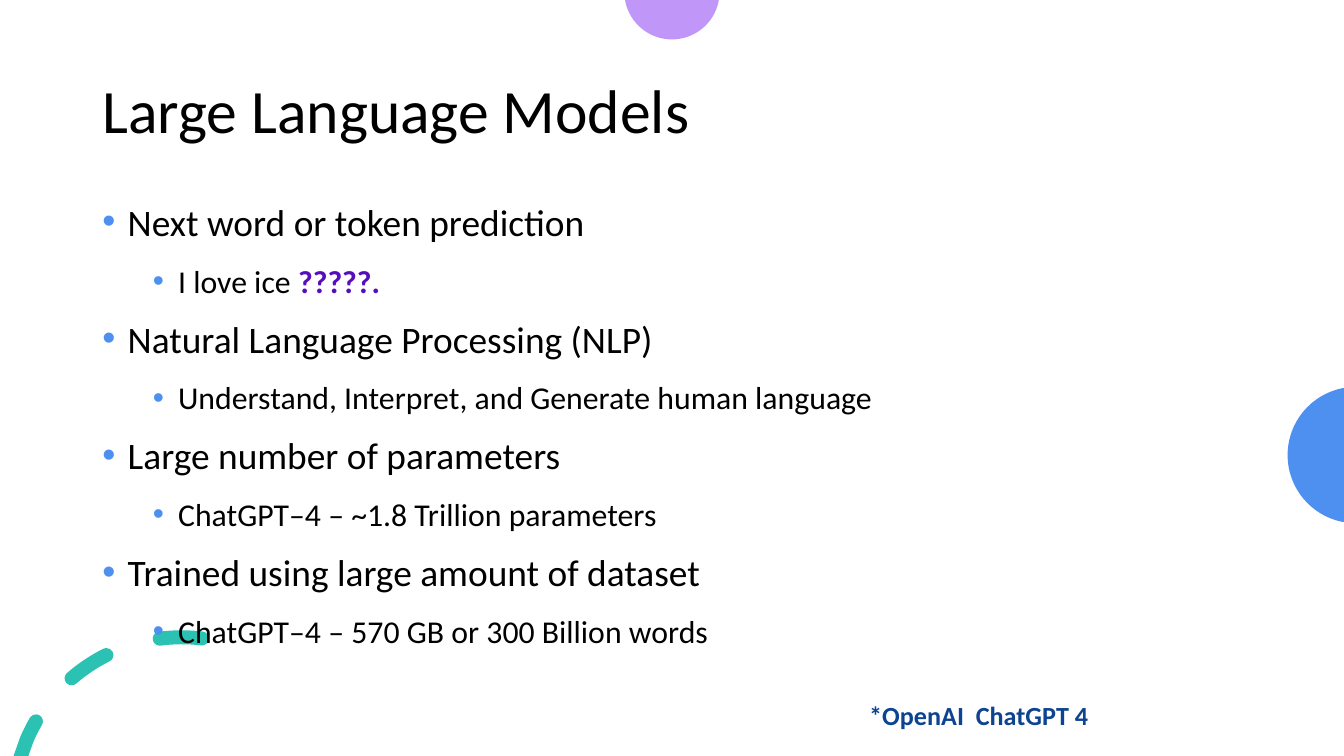
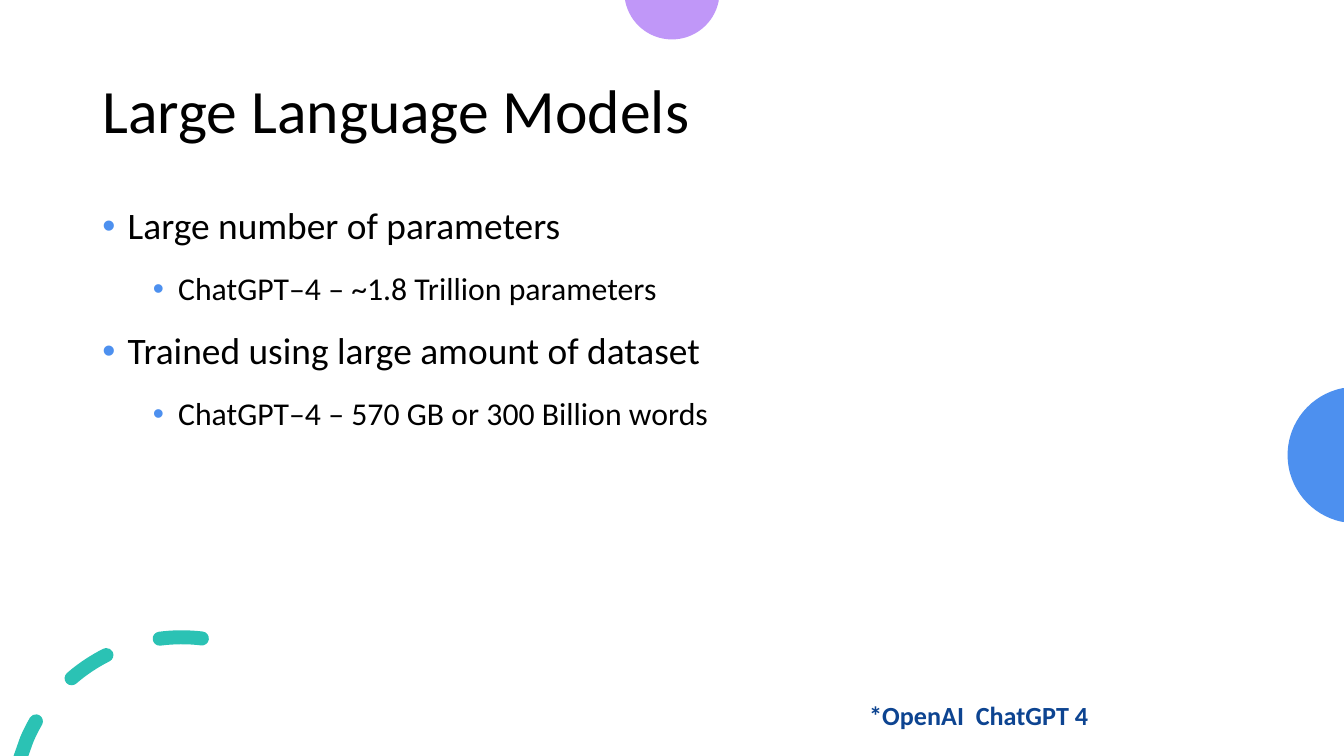
Before and after one commit to look4pritam/LargeLanguageModels, a slide deck: slide 8 of Presentations/IUAC-2024/Introduction_to_Large_Language_Models-From_Foundation_to_Real_World_Applications.pptx (slide 6 before the commit). Drawn at 1344x756 pixels with LibreOffice and Linux fonts; fonts in the diff are those of the drawing. Boxes give left, top, right and bottom in pixels: in the first picture for what was removed or moved away, otherwise in the second. Text is boxed around its words. In the diff, an @@ line names an element or a change of style, - is before the commit and + after.

```diff
--- a/Presentations/IUAC-2024/Introduction_to_Large_Language_Models-From_Foundation_to_Real_World_Applications.pptx
+++ b/Presentations/IUAC-2024/Introduction_to_Large_Language_Models-From_Foundation_to_Real_World_Applications.pptx
@@ text "Large number of parameters" at box(128, 213, 708, 426): line spacing 0.8 to 0.9 @@
@@ text at box(128, 210, 872, 415): paragraphs removed @@
-  • Next word or token prediction
-    • I love ice ?????.
-  • Natural Language Processing (NLP)
-    • Understand, Interpret, and Generate human language
```
Also in this commit, not shown: 2 slides added.
